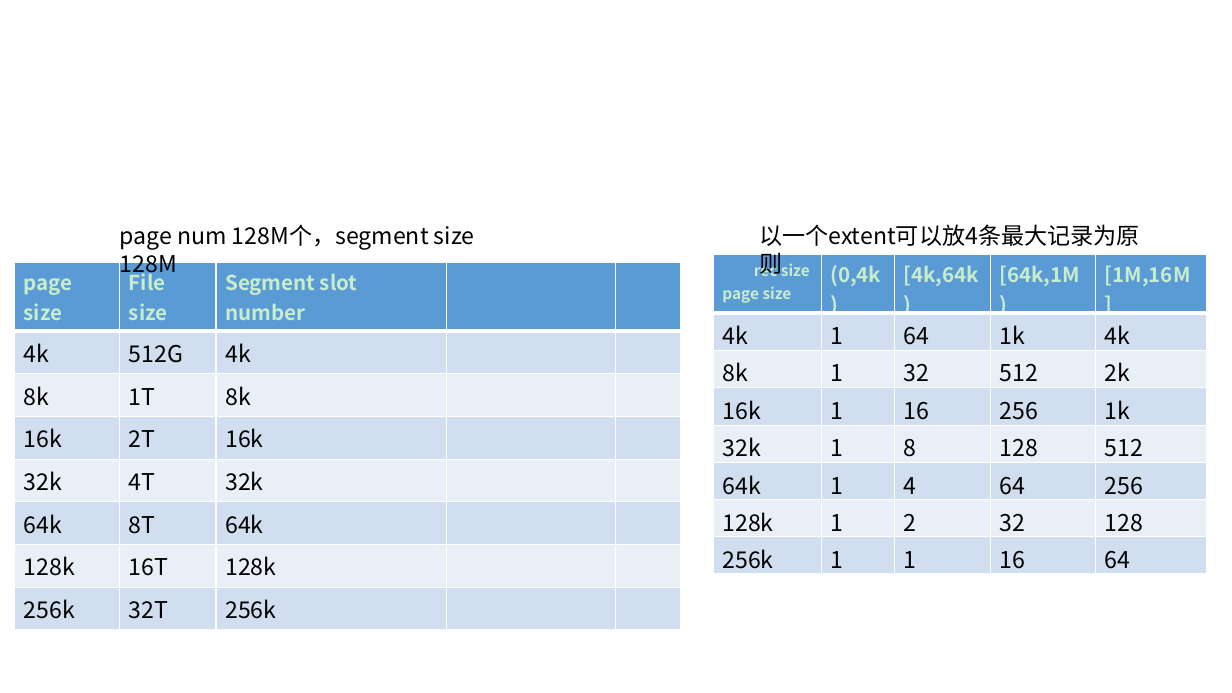
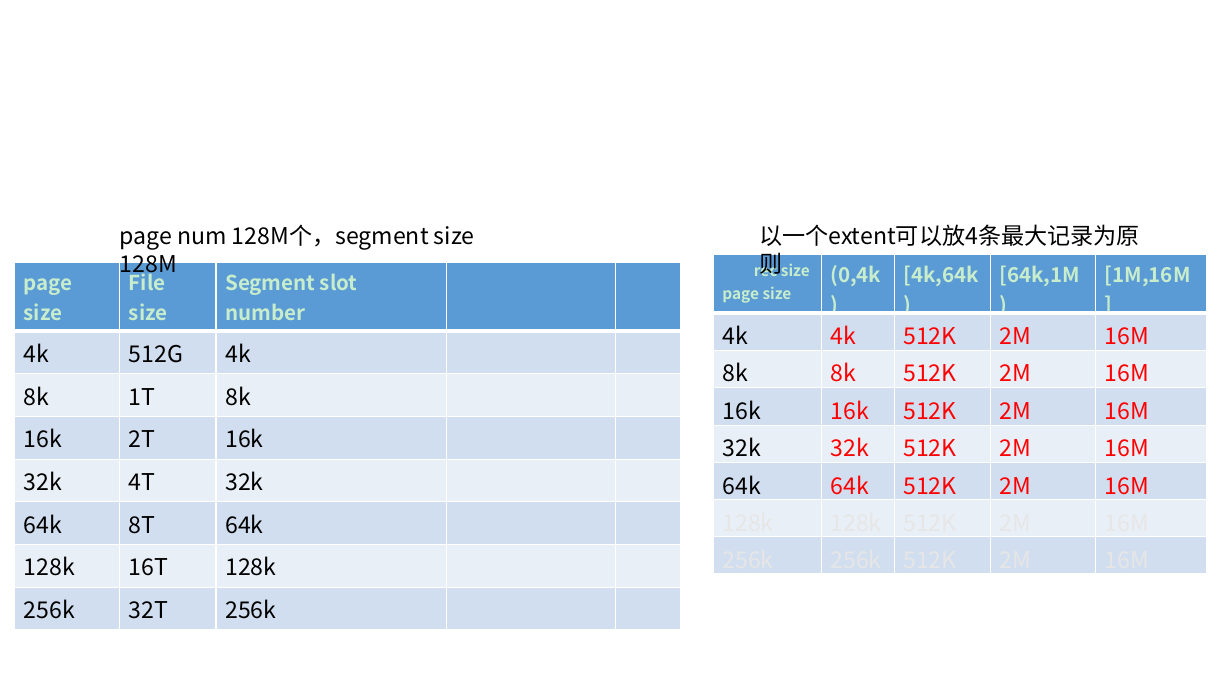
Before and after one commit to Vivian-hihi/SequoiaDB, a slide deck: slide 13 of internal_doc/03.开发设计/ACID/数据文件设计/数据文件设计讨论会20181220.pptx. Drawn at 1232x693 pixels with LibreOffice and Linux fonts; fonts in the diff are those of the drawing. Boxes give left, top, right and bottom in pixels: in the first picture for what was removed or moved away, otherwise in the second. Text is boxed around its words. In the diff, an @@ line names an element or a change of style, - is before the commit and + after.

```diff
--- a/internal_doc/03.开发设计/ACID/数据文件设计/数据文件设计讨论会20181220.pptx
+++ b/internal_doc/03.开发设计/ACID/数据文件设计/数据文件设计讨论会20181220.pptx
@@ table at box(714, 254, 1207, 561) @@
-row 2: 4k | 1 | 64 | 1k | 4k
+row 2: 4k | 4k | 512K | 2M | 16M
-row 3: 8k | 1 | 32 | 512 | 2k
+row 3: 8k | 8k | 512K | 2M | 16M
-row 4: 16k | 1 | 16 | 256 | 1k
+row 4: 16k | 16k | 512K | 2M | 16M
-row 5: 32k | 1 | 8 | 128 | 512
+row 5: 32k | 32k | 512K | 2M | 16M
-row 6: 64k | 1 | 4 | 64 | 256
+row 6: 64k | 64k | 512K | 2M | 16M
-row 7: 128k | 1 | 2 | 32 | 128
+row 7: 128k | 128k | 512K | 2M | 16M
-row 8: 256k | 1 | 1 | 16 | 64
+row 8: 256k | 256k | 512K | 2M | 16M
@@ text colour #000000 to #E7E6E6 in "128k", "256k" @@
```
Also in this commit, not shown: 5 other slides changed, 1 slide added, 2 slides removed.
